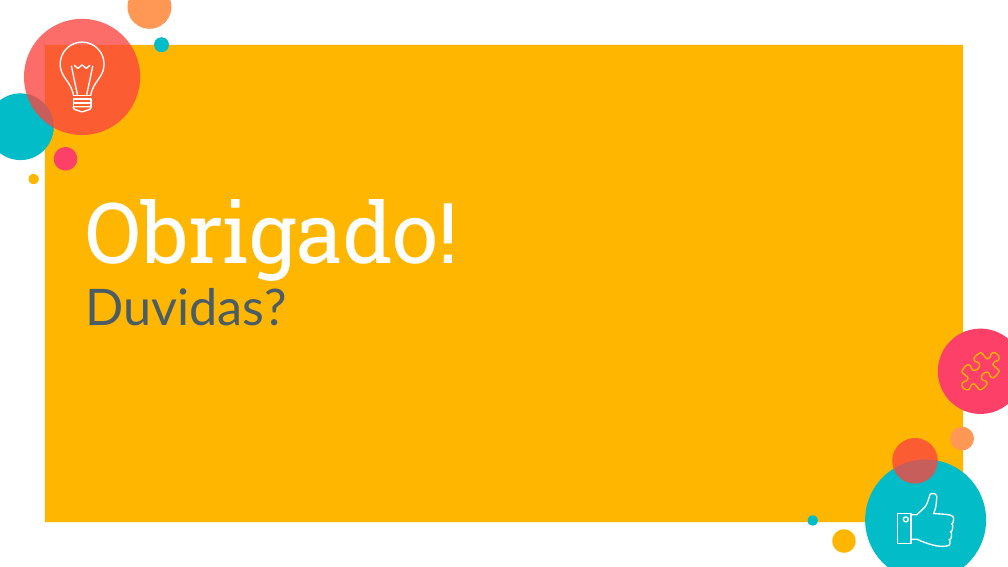
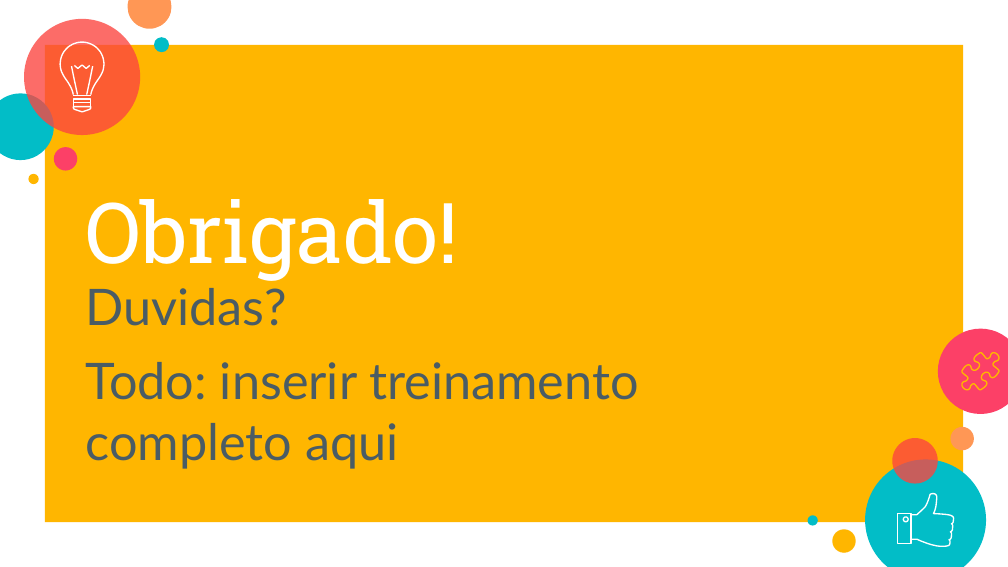
Before and after one commit to fga-eps-mds/A-Disciplina-MDS-EPS, a slide deck: slide 21 of MDS_Material/BDD/Apresentação-MDS-BDD.pptx. Drawn at 1008x567 pixels with LibreOffice and Linux fonts; fonts in the diff are those of the drawing. Boxes give left, top, right and bottom in pixels: in the first picture for what was removed or moved away, otherwise in the second. Text is boxed around its words. In the diff, an @@ line names an element or a change of style, - is before the commit and + after.

```diff
--- a/MDS_Material/BDD/Apresentação-MDS-BDD.pptx
+++ b/MDS_Material/BDD/Apresentação-MDS-BDD.pptx
@@ text at <box>86,362,639,468</box>: paragraph added @@
+Todo: inserir treinamento completo aqui
```
Also in this commit, not shown: 19 other slides changed, 2 slides added, 1 slide removed, 23 other files.
